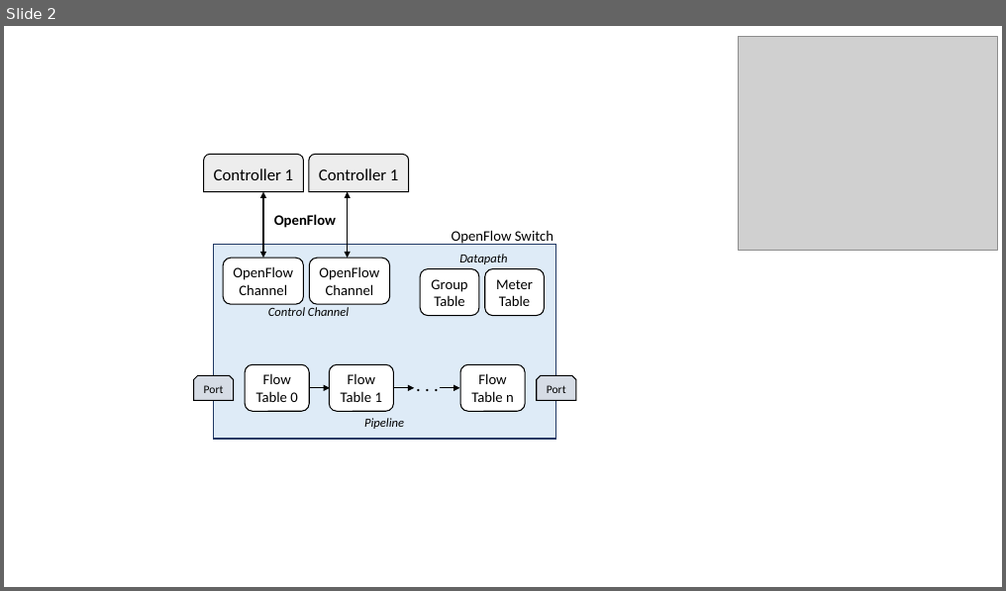
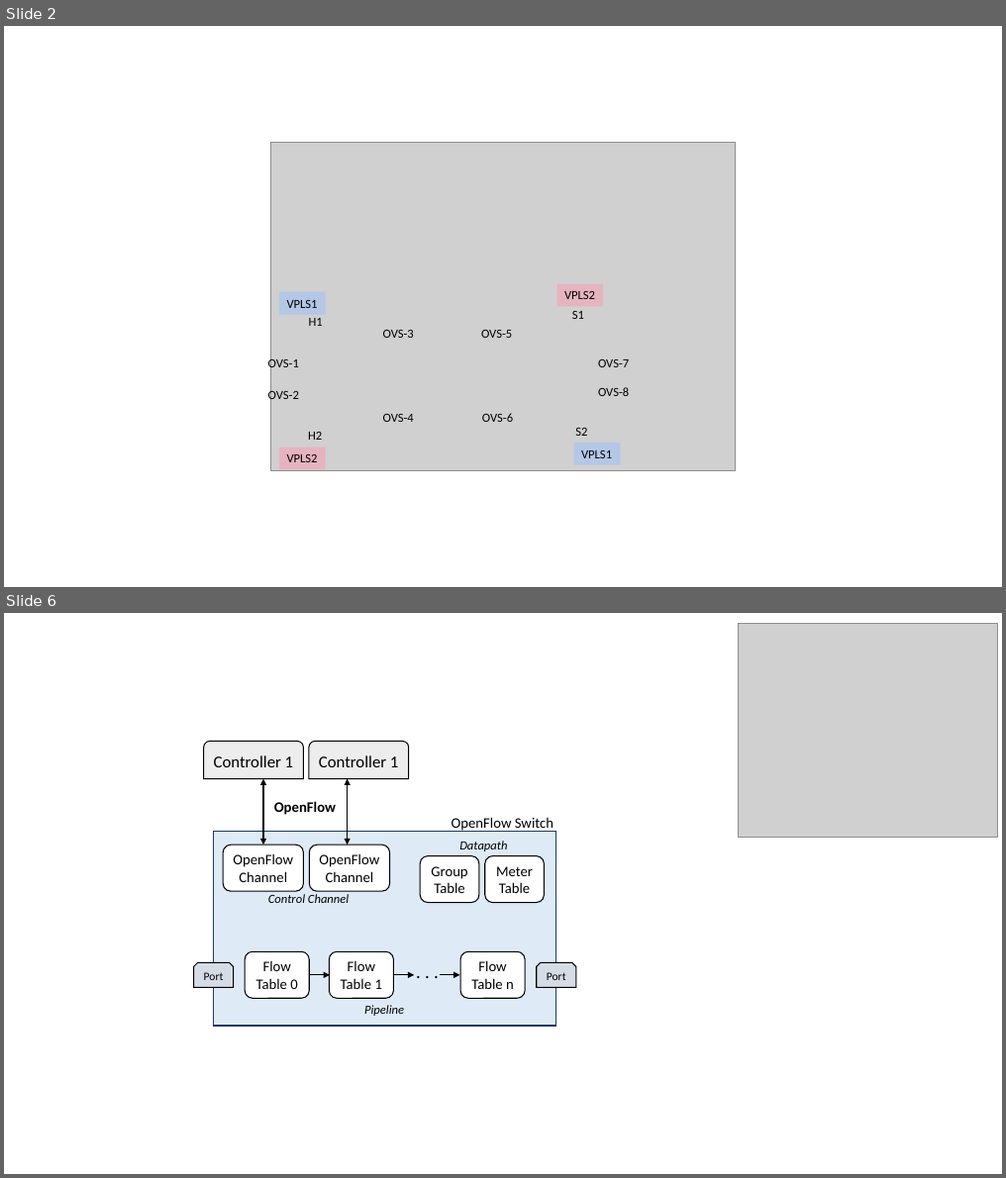
Before and after one commit to harshal-vaze/Software-Defined-Networking-with-ONOS, a slide deck: Content/Diagrams.pptx. Shown one above the other, each under a label of ours: slide 2 before the commit, slides 2 and 6 after it; the slides between them are not shown. The pictures are 1006x591 and 1006x1178 pixels, drawn with LibreOffice and Linux fonts; fonts in the diff are those of the drawing; grey boxes stand for pictures. Boxes give left, top, right and bottom in pixels: in the first picture for what was removed or moved away, otherwise in the second. Text is boxed around its words. In the diff, an @@ line names an element or a change of style, - is before the commit and + after.

```diff
--- a/Content/Diagrams.pptx
+++ b/Content/Diagrams.pptx
@@ slide 2 added at (4,26,1002,587), background #FFFFFF @@
@@ picture added at (270,142,735,472) @@
@@ rectangle added at (279,291,326,314), fill #B4C7E7, 12 pt, text #000000 @@
+VPLS1
@@ rectangle added at (557,284,604,307), fill #E6B4BF, 12 pt, text #000000 @@
+VPLS2
@@ text added at (309,318,323,326), 12 pt, text #000000 @@
+H1
@@ text added at (572,311,584,319), 12 pt, text #000000 @@
+S1
@@ text added at (383,330,414,338), 12 pt, text #000000 @@
+OVS-3
@@ text added at (481,330,512,338), 12 pt, text #000000 @@
+OVS-5
@@ text added at (268,357,299,371), 12 pt, text #000000 @@
+OVS-1
@@ text added at (598,360,629,368), 12 pt, text #000000 @@
+OVS-7
@@ text added at (268,389,299,403), 12 pt, text #000000 @@
+OVS-2
@@ text added at (598,387,629,396), 12 pt, text #000000 @@
+OVS-8
@@ text added at (308,432,322,440), 12 pt, text #000000 @@
+H2
@@ text added at (383,414,414,422), 12 pt, text #000000 @@
+OVS-4
@@ text added at (482,413,513,422), 12 pt, text #000000 @@
+OVS-6
@@ text added at (575,428,587,436), 12 pt, text #000000 @@
+S2
@@ rectangle added at (279,448,326,470), fill #E6B4BF, 12 pt, text #000000 @@
+VPLS2
@@ rectangle added at (573,443,620,466), fill #B4C7E7, 12 pt, text #000000 @@
+VPLS1
@@ what was slide 2 is now slide 6 @@
```
Also in this commit, not shown: 5 other slides added, 5 other files.
